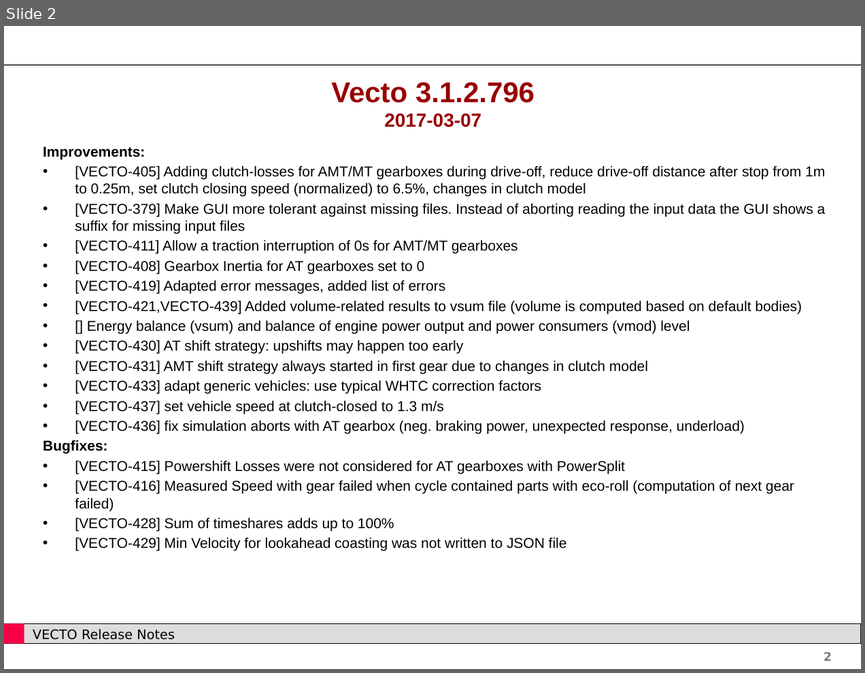
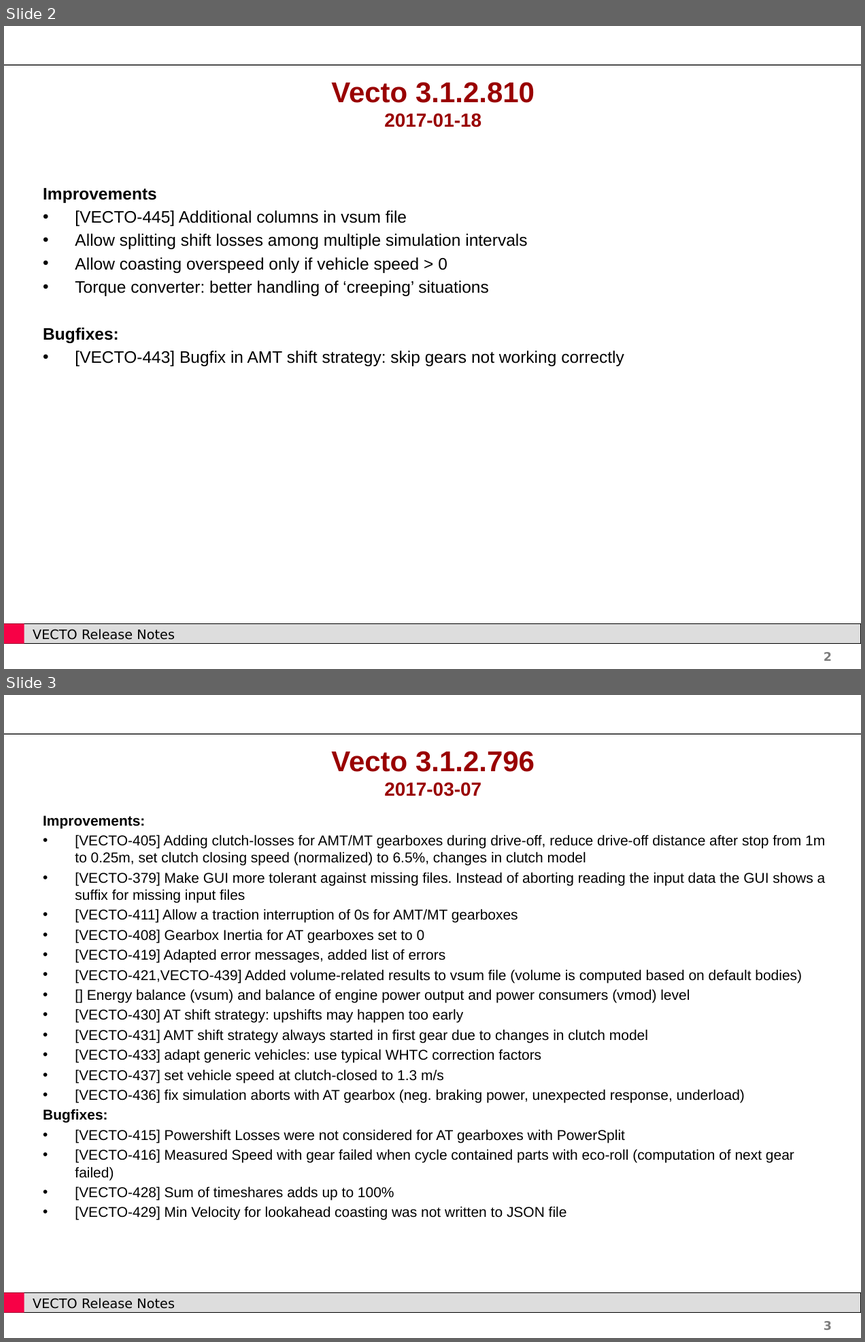
Before and after one commit to tanawadeatharva/BharatVECTO, a slide deck: Documentation/User Manual Source/Release Notes Vecto3.x.pptx. Shown one above the other, each under a label of ours: slide 2 before the commit, slides 2 and 3 after it. The pictures are 865x673 and 865x1342 pixels, drawn with LibreOffice and Linux fonts; fonts in the diff are those of the drawing; background and template pictures are left out. Boxes give left, top, right and bottom in pixels: in the first picture for what was removed or moved away, otherwise in the second. Text is boxed around its words. In the diff, an @@ line names an element or a change of style, - is before the commit and + after.

```diff
--- a/Documentation/User Manual Source/Release Notes Vecto3.x.pptx
+++ b/Documentation/User Manual Source/Release Notes Vecto3.x.pptx
@@ slide 2 added at (4, 26, 861, 669), background #FFFFFF; not listed: 5 template elements that a slide beside it also shows @@
@@ title added at (331, 82, 534, 127), 24 pt, text #990000, bold @@
+Vecto 3.1.2.810
+2017-01-18
@@ text added at (43, 188, 624, 366), 14 pt, text #000000 @@
+Improvements
+• [VECTO-445] Additional columns in vsum file
+• Allow splitting shift losses among multiple simulation intervals
+• Allow coasting overspeed only if vehicle speed > 0
+• Torque converter: better handling of ‘creeping’ situations
+Bugfixes:
+• [VECTO-443] Bugfix in AMT shift strategy: skip gears not working correctly
@@ what was slide 2 is now slide 3 @@
@@ page number at (823, 1321, 832, 1329): text changed @@
-2
+3
```
Also in this commit, not shown: 1 slide changed, 1 other file.
